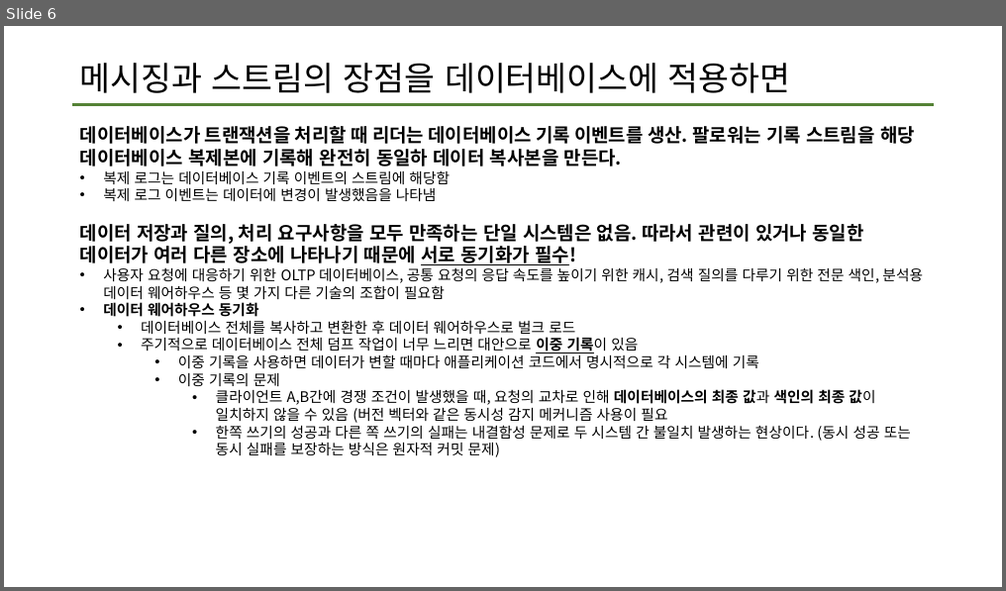
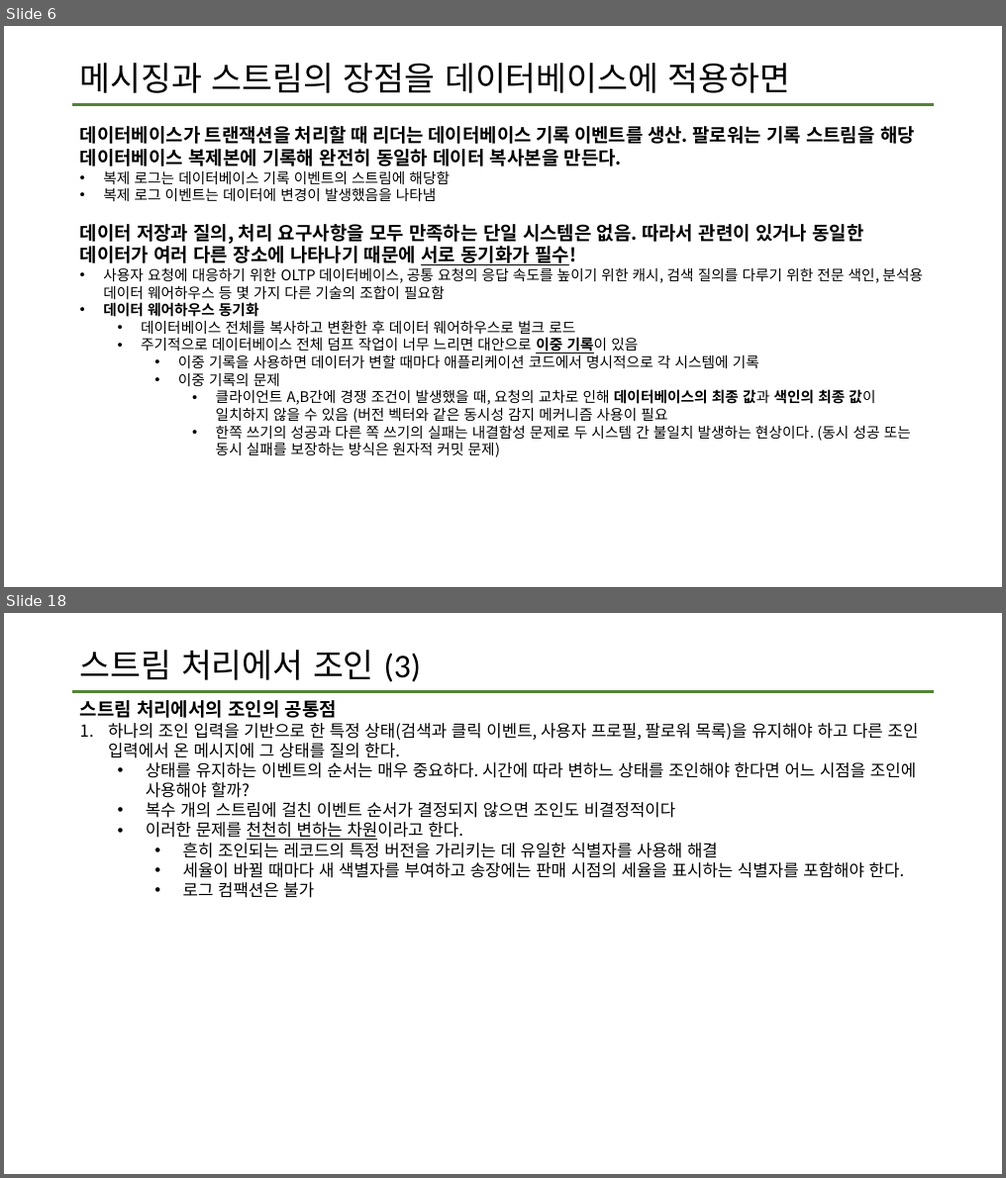
Before and after one commit to data-system-wiki/designing-data-intensive-applications, a slide deck: resources/chapter 11 summary.pptx. Shown one above the other, each under a label of ours: slide 6 before the commit, slides 6 and 18 after it; the slides between them are not shown. The pictures are 1006x591 and 1006x1178 pixels, drawn with LibreOffice and Linux fonts; fonts in the diff are those of the drawing. Boxes give left, top, right and bottom in pixels: in the first picture for what was removed or moved away, otherwise in the second. Text is boxed around its words. In the diff, an @@ line names an element or a change of style, - is before the commit and + after.

Commit message:
11장 마지막 업데이트
스트림처리에서 내결함성 문제를 해결하는 방법까지

```diff
--- a/resources/chapter 11 summary.pptx
+++ b/resources/chapter 11 summary.pptx
@@ slide 18 added at (4, 613, 1002, 1174), background #FFFFFF; not listed: 1 template element that a slide beside it also shows @@
@@ title added at (80, 650, 421, 682), 32 pt, text #000000 @@
+스트림 처리에서 조인 (3)
@@ text added at (80, 700, 919, 898), 16 pt, text #000000 @@
+스트림 처리에서의 조인의 공통점
+1. 하나의 조인 입력을 기반으로 한 특정 상태(검색과 클릭 이벤트, 사용자 프로필, 팔로워 목록)을 유지해야 하고 다른 조인 입력에서 온 메시지에 그 상태를 질의 한다.
+  • 상태를 유지하는 이벤트의 순서는 매우 중요하다. 시간에 따라 변하느 상태를 조인해야 한다면 어느 시점을 조인에 사용해야 할까?
+  • 복수 개의 스트림에 걸친 이벤트 순서가 결정되지 않으면 조인도 비결정적이다
+  • 이러한 문제를 천천히 변하는 차원이라고 한다.
+    • 흔히 조인되는 레코드의 특정 버전을 가리키는 데 유일한 식별자를 사용해 해결
+    • 세율이 바뀔 때마다 새 색별자를 부여하고 송장에는 판매 시점의 세율을 표시하는 식별자를 포함해야 한다.
+    • 로그 컴팩션은 불가
```
Also in this commit, not shown: 2 slides changed, 11 other slides added.
